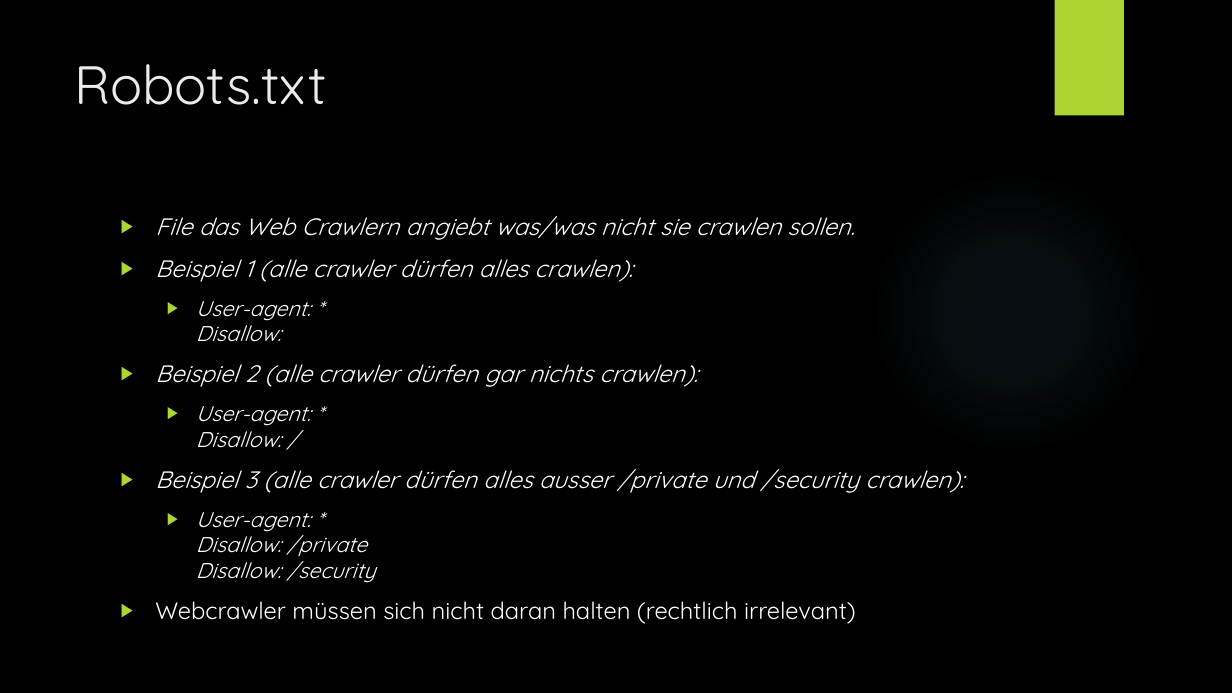
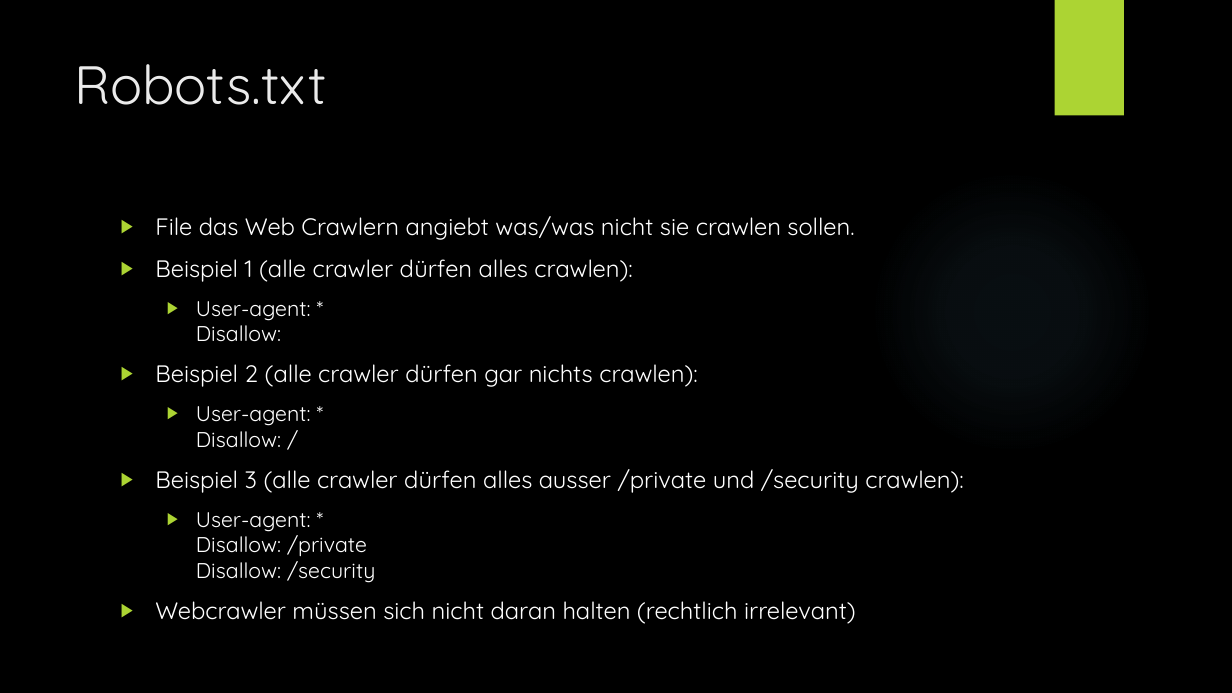
Before and after one commit to Tiim/Unibas-HS19-Internet-and-Secutity-project-webcrawler, a slide deck: slide 14 of Präsentation/Web Crawling.pptx (slide 11 before the commit). Drawn at 1232x693 pixels with LibreOffice and Linux fonts; fonts in the diff are those of the drawing; background and template pictures are left out. Boxes give left, top, right and bottom in pixels: in the first picture for what was removed or moved away, otherwise in the second. Text is boxed around its words. In the diff, an @@ line names an element or a change of style, - is before the commit and + after.

```diff
--- a/Präsentation/Web Crawling.pptx
+++ b/Präsentation/Web Crawling.pptx
@@ text at [155,216,963,583]: italic off in "File das Web Crawlern angiebt was/was nicht ...", "Beispiel 1 (alle crawler dürfen alles crawlen):", "User-agent: * Disallow:", "Beispiel 2 (alle crawler dürfen gar nichts ..." and 3 more places @@
```
Also in this commit, not shown: 4 other slides changed, 3 slides added, 5 other files.
